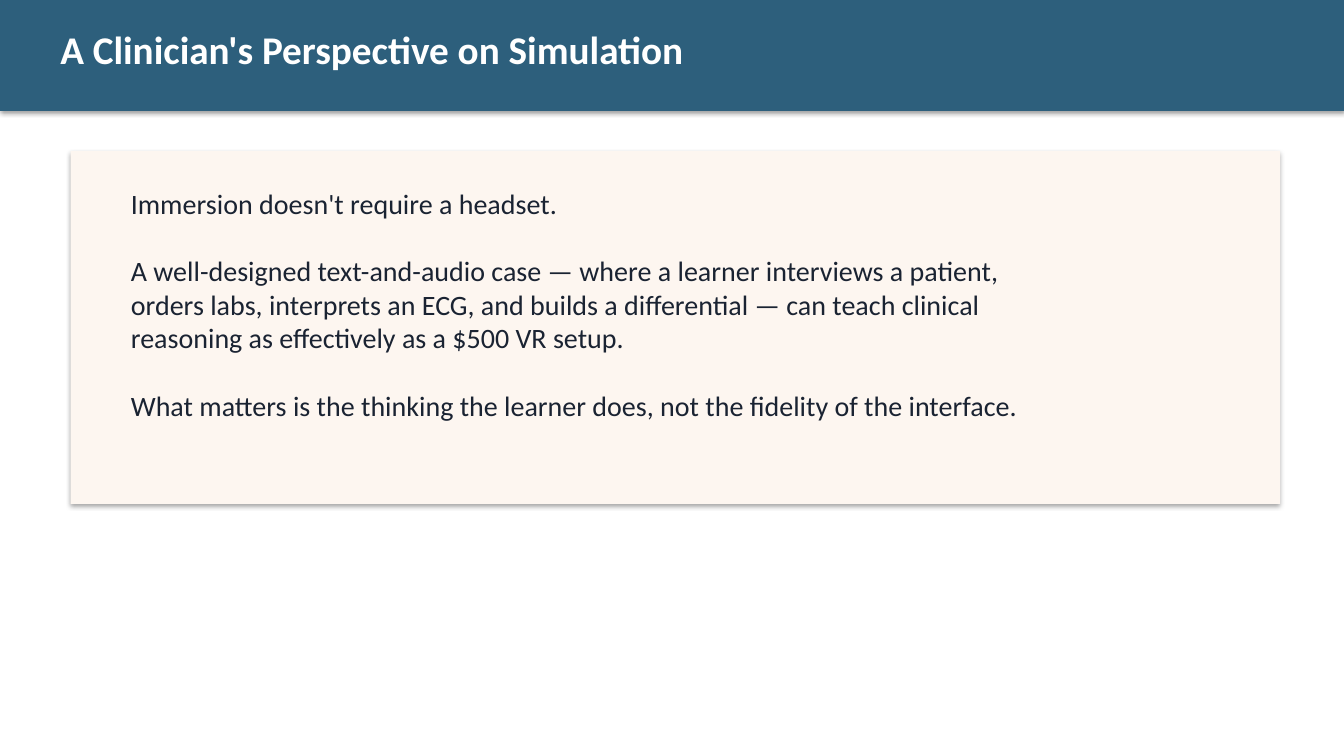
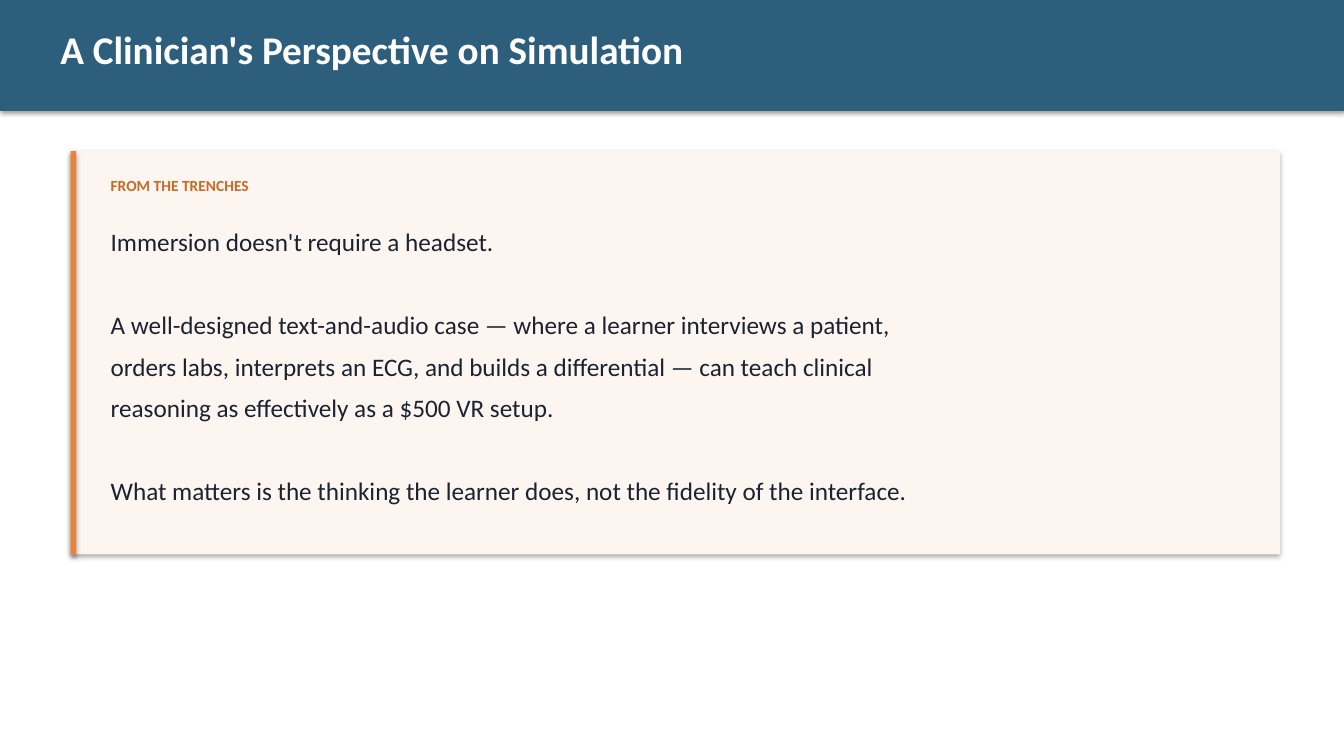
Before and after one commit to diana-brewer/digital-learning-unlocked, a slide deck: slide 18 of Digital Learning Unlocked - Slide Deck.pptx. Drawn at 1344x756 pixels with LibreOffice and Linux fonts; fonts in the diff are those of the drawing. Boxes give left, top, right and bottom in pixels: in the first picture for what was removed or moved away, otherwise in the second. Text is boxed around its words. In the diff, an @@ line names an element or a change of style, - is before the commit and + after.

Commit message:
Restyle slide deck with tables, callouts, and colored cards matching HTML design

```diff
--- a/Digital Learning Unlocked - Slide Deck.pptx
+++ b/Digital Learning Unlocked - Slide Deck.pptx
@@ rectangle: place and size @@
-rectangle at (71,151,1280,504)
+rectangle at (71,151,1280,555)
@@ rectangle added at (71,151,77,555), fill #E8833A @@
@@ text added at (111,181,249,191), 11 pt, text #C66A28, bold @@
+FROM THE TRENCHES
@@ text at (111,233,906,505): text changed; size 20 to 18 pt @@
-Immersion doesn't require a headset.
-A well-designed text-and-audio case — where a learner interviews a patient,
-orders labs, interprets an ECG, and builds a differential — can teach clinical
-reasoning as effectively as a $500 VR setup.
-What matters is the thinking the learner does, not the fidelity of the interface.
+Immersion doesn't require a headset.
+A well-designed text-and-audio case — where a learner interviews a patient,
+orders labs, interprets an ECG, and builds a differential — can teach clinical
+reasoning as effectively as a $500 VR setup.
+What matters is the thinking the learner does, not the fidelity of the interface.
```
Also in this commit, not shown: 20 other slides changed.
